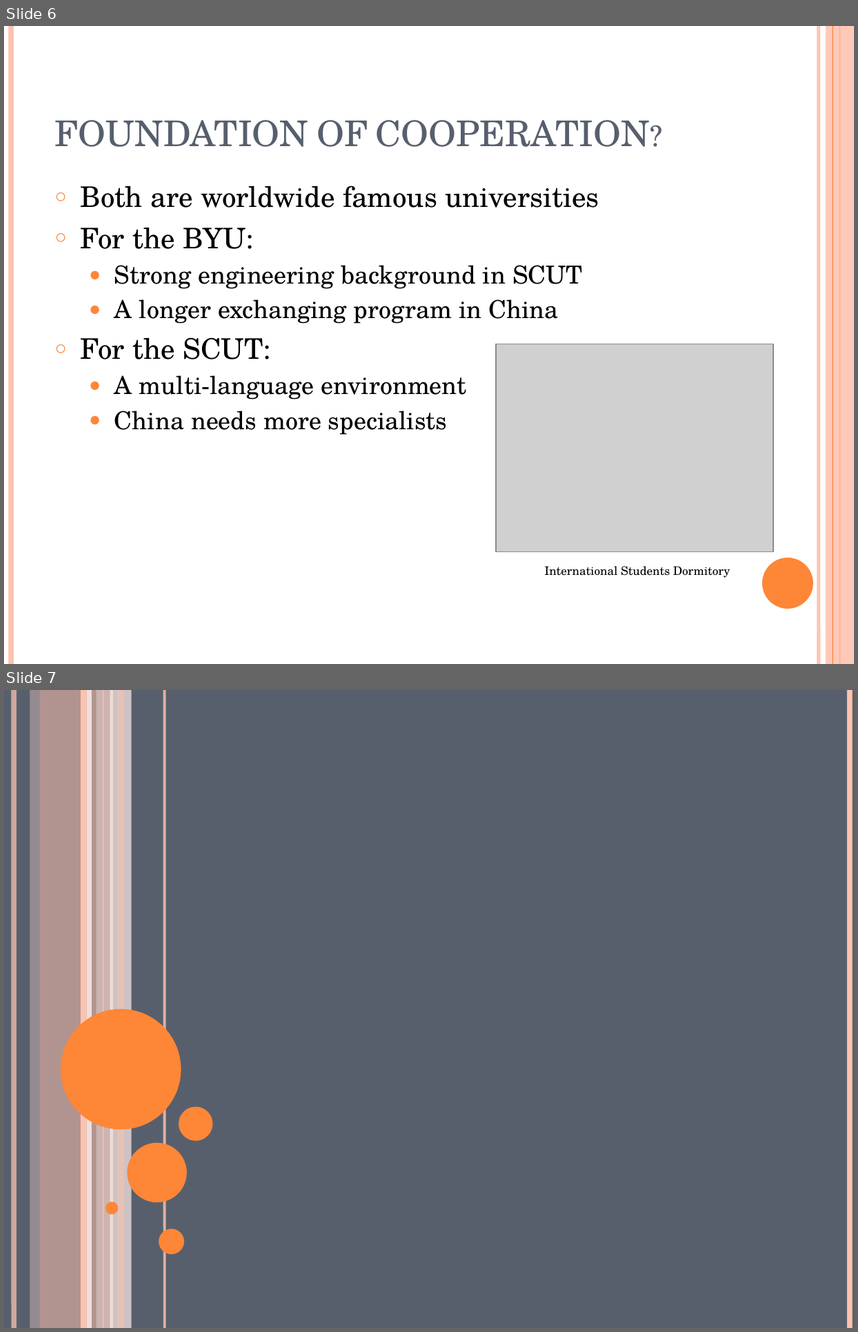
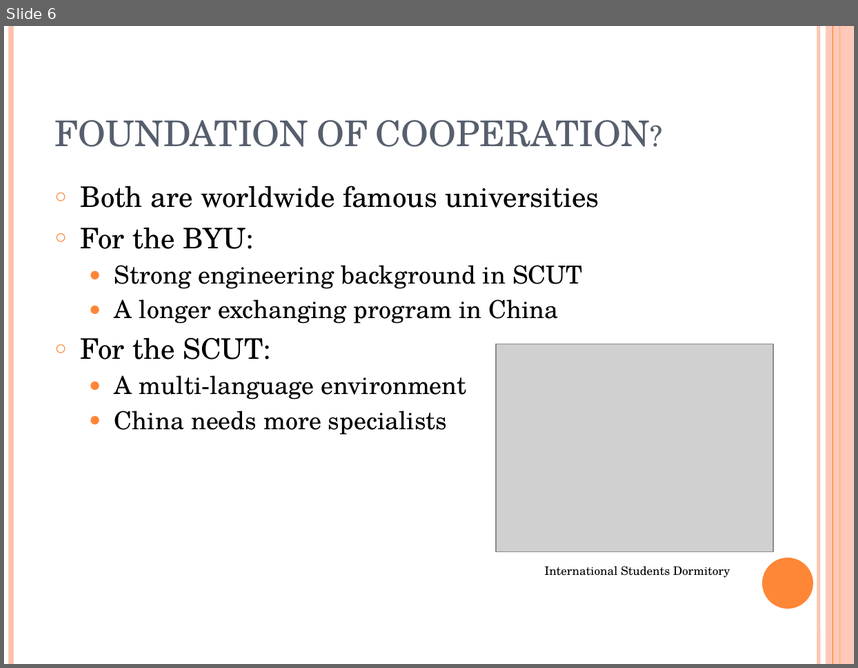
Before and after one commit to wattlebird/BYU_SCUT_EXCHANGE_PT, a slide deck: BYU-SCUT EXCHANGING PROGRAME.pptx. Shown one above the other, each under a label of ours: slides 6 and 7 before the commit, slide 6 after it. The pictures are 858x1332 and 858x668 pixels, drawn with LibreOffice and Linux fonts; fonts in the diff are those of the drawing; grey boxes stand for pictures. Boxes give left, top, right and bottom in pixels: in the first picture for what was removed or moved away, otherwise in the second. Text is boxed around its words. In the diff, an @@ line names an element or a change of style, - is before the commit and + after.

```diff
--- a/BYU-SCUT EXCHANGING PROGRAME.pptx
+++ b/BYU-SCUT EXCHANGING PROGRAME.pptx
@@ slide 7 removed at box(4, 690, 854, 1328), background #575F6D @@
@@ line removed from (14, 690) to (14, 1328) @@
@@ rectangle removed at box(30, 690, 39, 1328) @@
@@ rectangle removed at box(40, 690, 96, 1328) @@
@@ line removed from (83, 690) to (83, 1328) @@
@@ line removed from (89, 690) to (89, 1328) @@
@@ rectangle removed at box(96, 690, 113, 1328) @@
@@ line removed from (103, 690) to (103, 1328) @@
@@ rectangle removed at box(110, 690, 132, 1328) @@
@@ rectangle removed at box(117, 690, 124, 1328) @@
@@ line removed from (165, 690) to (165, 1328) @@
@@ line removed from (850, 690) to (850, 1328) @@
@@ ellipse removed at box(61, 1009, 181, 1130) @@
@@ ellipse removed at box(179, 1107, 212, 1141) @@
@@ ellipse removed at box(128, 1142, 187, 1202) @@
@@ ellipse removed at box(105, 1202, 118, 1214) @@
@@ ellipse removed at box(159, 1228, 184, 1254) @@
```
Also in this commit, not shown: 4 slides changed, 17 slides added, 8 other files.
